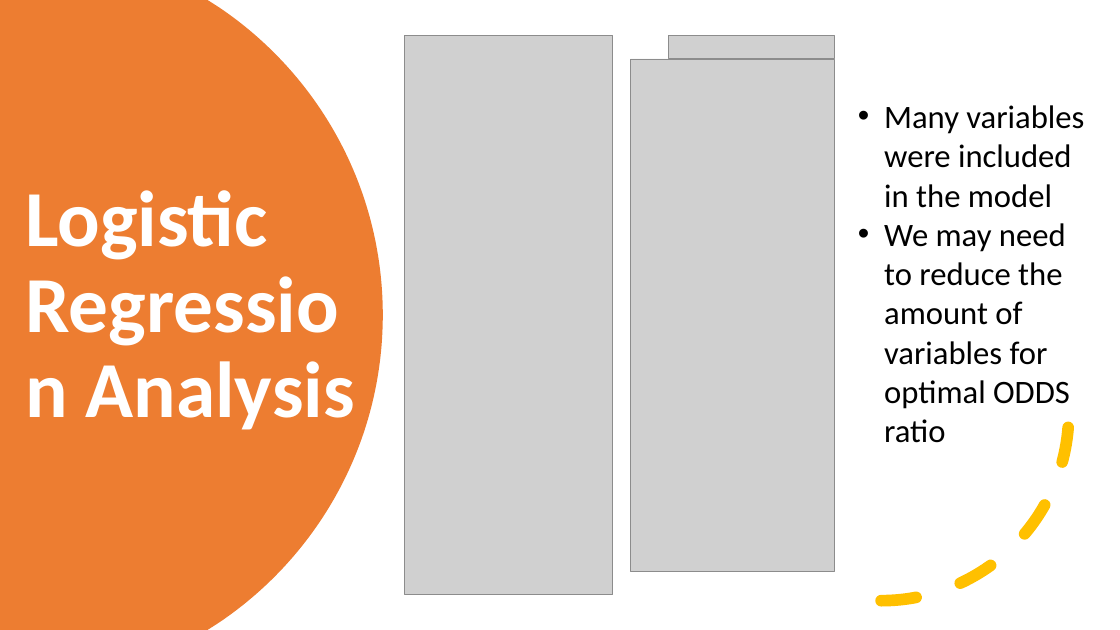
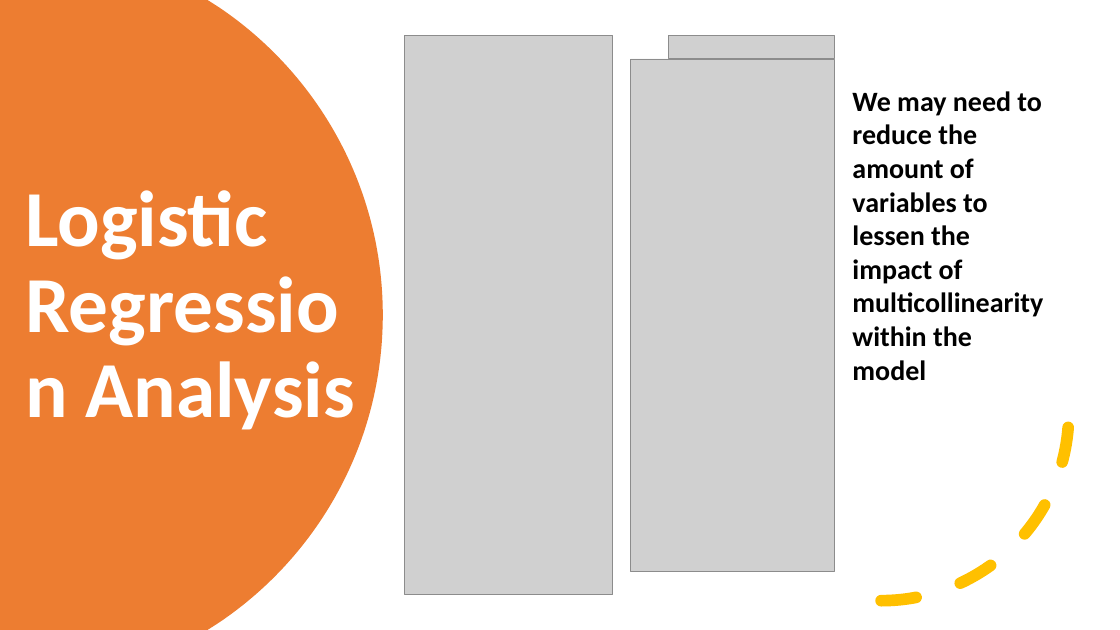
Before and after one commit to tayrotayro/Machine-Learning-Project-ISDS-7070, a slide deck: slide 22 of ckd_presentation.pptx. Drawn at 1120x630 pixels with LibreOffice and Linux fonts; fonts in the diff are those of the drawing; grey boxes stand for pictures. Boxes give left, top, right and bottom in pixels: in the first picture for what was removed or moved away, otherwise in the second. Text is boxed around its words. In the diff, an @@ line names an element or a change of style, - is before the commit and + after.

```diff
--- a/ckd_presentation.pptx
+++ b/ckd_presentation.pptx
@@ text at (852,91,1043,381): text changed; size 28 to 24 pt; bold on @@
-• Many variables were included in the model
-• We may need to reduce the amount of variables for optimal ODDS ratio
+We may need to reduce the amount of variables to lessen the impact of multicollinearity within the model
```
Also in this commit, not shown: 13 other slides changed, 2 slides removed, 1 other file.
